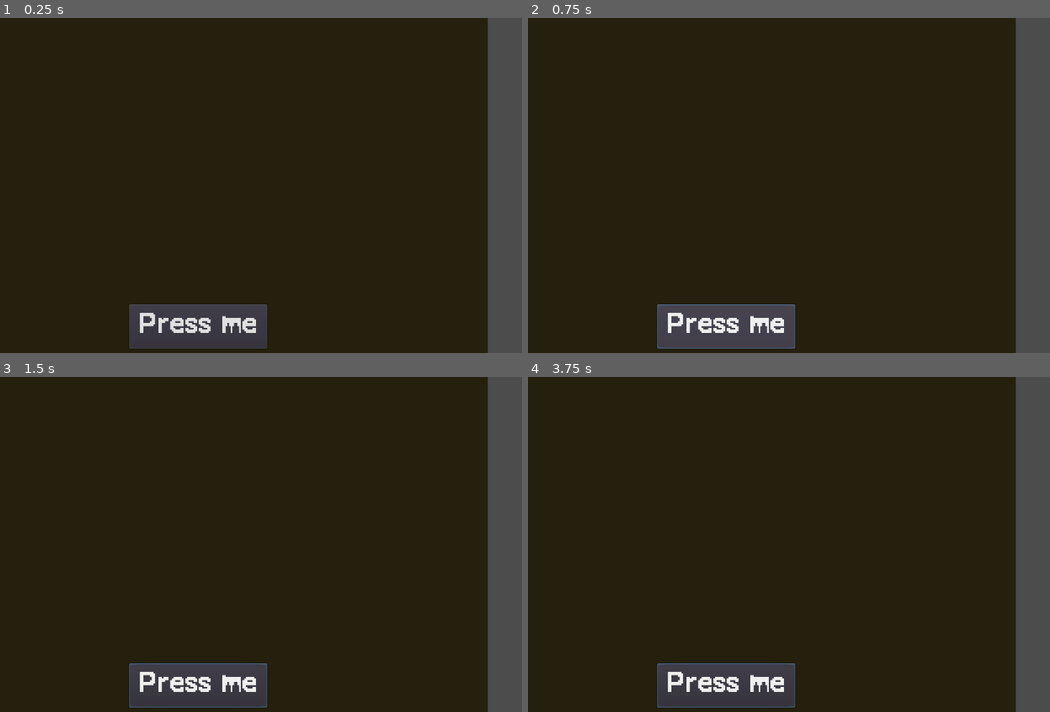
Above: before the commit, frames 1-4 (two rows, left to right).
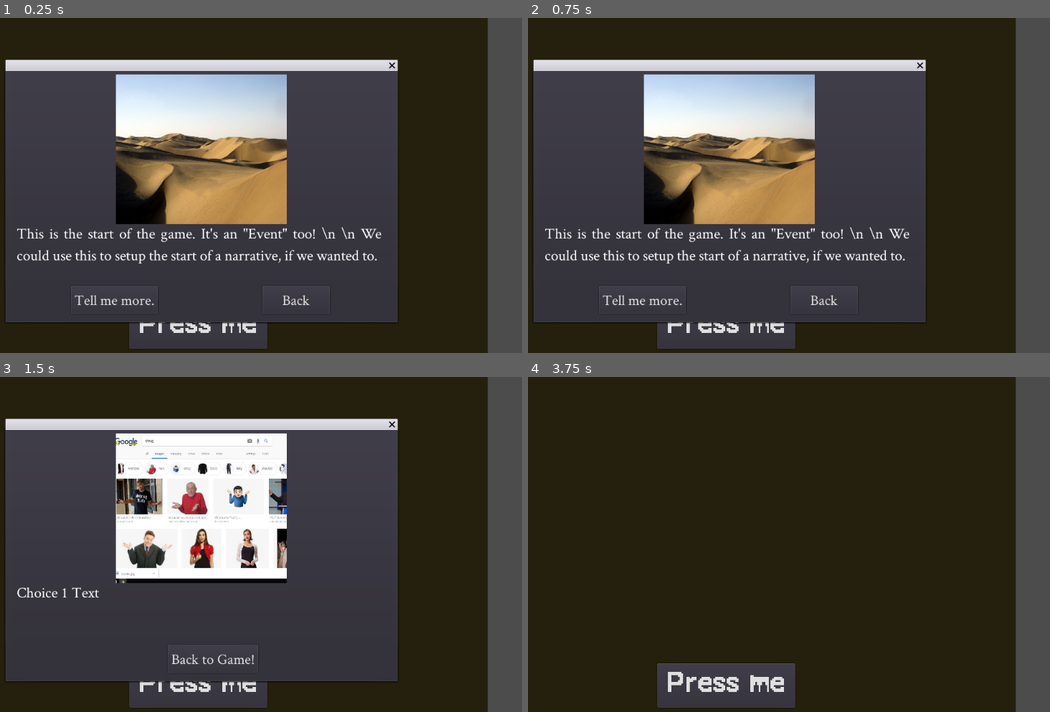
Above: after the commit, the same moments.

Repository: 100percentfast/Shre-capan-Trail
Game: Godot game, scene res://MainGame.tscn
Same seed, same stepped clock (60 frames per second), same inputs: the game is played once before the commit and once after it.
Inputs (mouse positions are in pixels of both pictures, inside the frame that each line leads up to):
- Up to frame 1 (0.25 s): no input
- Up to frame 2 (0.75 s): click "Press me" at 0.5 s
- Up to frame 3 (1.5 s): click (114, 658) at 1.25 s, where only the run after the commit has a clickable "Tell me more."
- Up to frame 4 (3.75 s): click "Press me" at 2 s; click "Press me" at 2.75 s; click (742, 658) at 3.5 s, where only the run after the commit has a clickable "Back to Game!"

The runs differ from the first frame. In frame 1, 57% of the frame differs, in the area x 0-77%, y 12-92%; in frame 2, 57%; in frame 3, 57%, in the area x 0-77%, y 12-99%; in frame 4, 0.1%.
Error before the commit: Invalid get index 'eventLocation' (on base: 'Node2D'). (res://Event.gd:15)

Commit message:
implemented a hierarchy change I previously missed.

Diff:
--- a/Event.gd
+++ b/Event.gd
@@ -11,7 +11,7 @@
 
 	var flag
 
-	for event in get_node("Events").get_children():    # iterative loop, checks playerLocation against each event's
+	for event in get_node("Events/StaticEvents").get_children():    # iterative loop, checks playerLocation against each event's
 		if playerLocation == event.eventLocation:      # eventLocation to look for a match.
 			flag = true
 				# necessary for catch-all below
